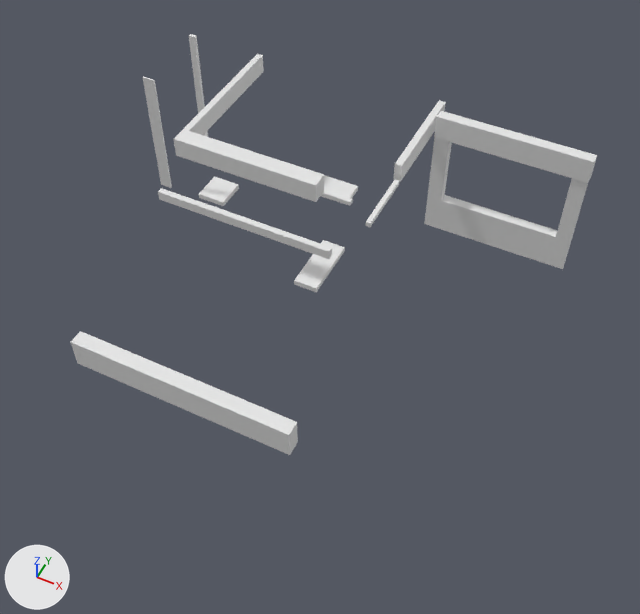
The Blender file newhomeV2.blend: old version first, new version second.
The view is the same before and after, from a camera (50 mm lens) standing at (4.47, -9.94, 13.96) and looking at (-0.77, 0.53, 0.87). The axes (+X, +Y, +Z) are drawn at lower left. The lights are the same throughout.

The first picture shows 'BibliotecaHab', 'ColumnaLavadero1', 'DesnivelAlacenas', 'PercianeraHab', 'PersianeraLiving', 'VigaBano', 'VigaCocina', 'VigaLiving'.
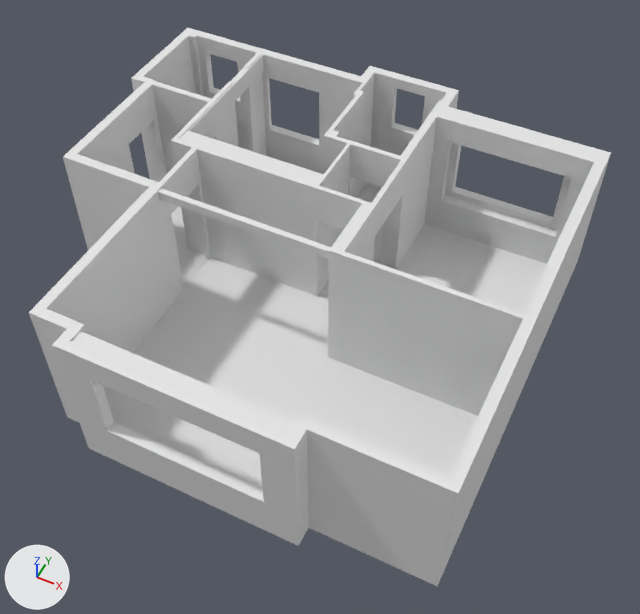
Changed parts and their boxes [x1, y1, x2, y2] in the pictures (640 x 614 px):
'Externas', shown: after [29, 28, 611, 586]
'Internas', shown: after [152, 53, 524, 416]
'Parquet', shown: after [104, 207, 547, 489]
'PisoBano', shown: after [359, 183, 383, 260]

The change, as a list of edits to the scene's bpy script:
```text
Change ob_externas:
    remove ob_externas.hide_set(True)  # its collection is switched off
Change ob_internas:
    remove ob_internas.hide_set(True)  # its collection is switched off
Change ob_parquet:
    remove ob_parquet.hide_set(True)  # its collection is switched off
Change ob_pisobano:
    remove ob_pisobano.hide_set(True)  # its collection is switched off
```
